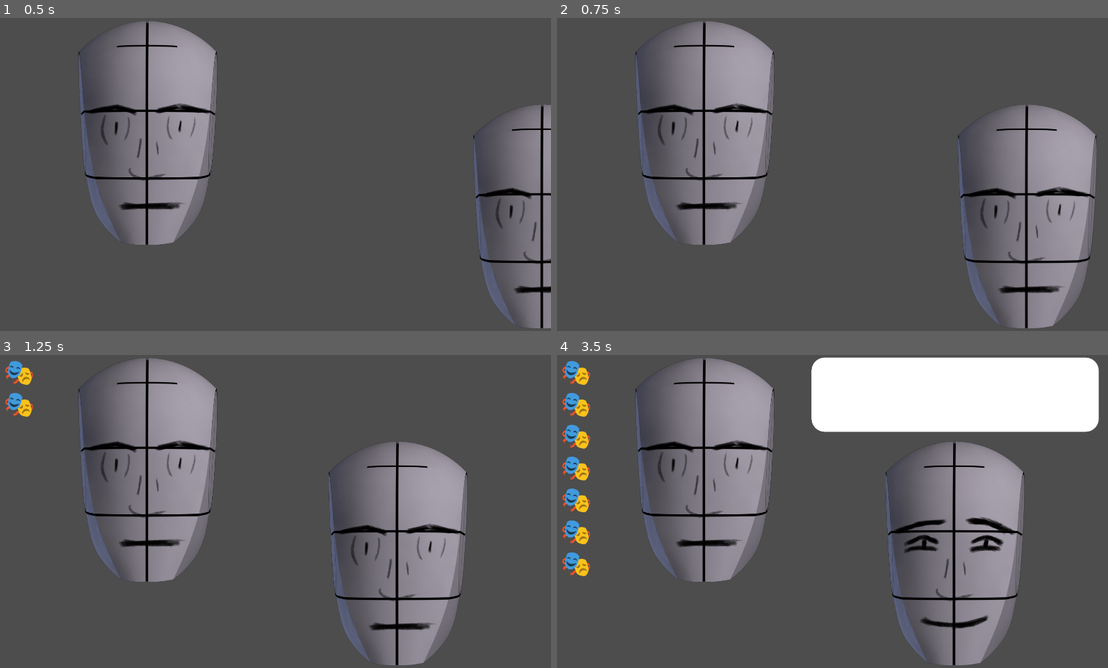
Above: before the commit, frames 1-4 (two rows, left to right).
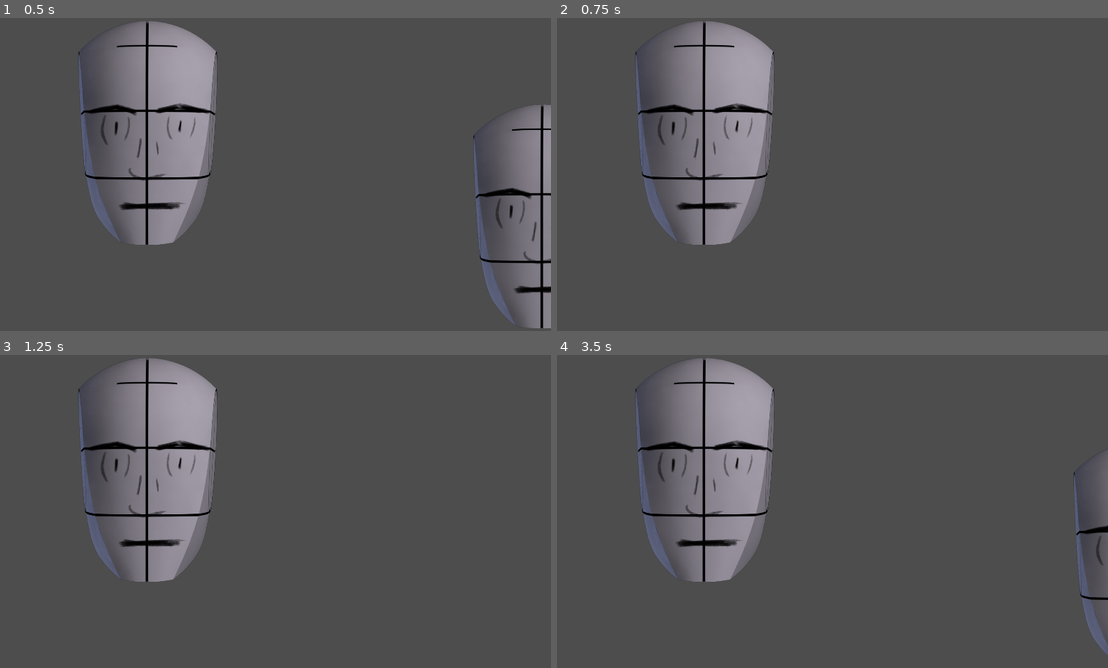
Above: after the commit, the same moments.

Repository: njamster/masking
Game: Godot game, scene res://levels/level_01.tscn
Two runs of this game, one before a commit and one after it. Both use one fixed random seed, a clock stepped at 60 frames per second and the inputs below.
Inputs:
- Up to frame 1 (0.5 s): no input
- Up to frame 2 (0.75 s): tap Enter at 0.5 s; tap R at 0.6 s
- Up to frame 3 (1.25 s): tap P at 0.8 s
- Up to frame 4 (3.5 s): tap P at 1.35, 2.3, 2.85 s; tap R at 1.55, 2.1, 3.05 s; tap Space at 2.75 s

Frame 1 is identical in both runs. In frame 2, 12% of the frame differs, in the area x 72-98%, y 27-100%; in frame 3, 13%; in frame 4, 27%, in the area x 0-100%, y 0-100%.

Commit message:
Add restart and pause options

Diff:
--- /dev/null
+++ b/autoloads/global.gd
@@ -0,0 +1,14 @@
+extends Node
+
+
+func _ready() -> void:
+	process_mode = Node.PROCESS_MODE_ALWAYS
+
+
+func _input(event: InputEvent) -> void:
+	if event is InputEventKey and event.is_released():
+		match event.keycode:
+			KEY_R:
+				get_tree().reload_current_scene()
+			KEY_P:
+				get_tree().paused = not get_tree().paused
--- a/project.godot
+++ b/project.godot
@@ -15,6 +15,10 @@
 config/features=PackedStringArray("4.6", "GL Compatibility")
 config/icon="res://icon.svg"
 
+[autoload]
+
+Global="*uid://c71ti6m10e1mn"
+
 [display]
 
 window/size/viewport_width=1920
Not shown, added: autoloads/global.gd.uid
